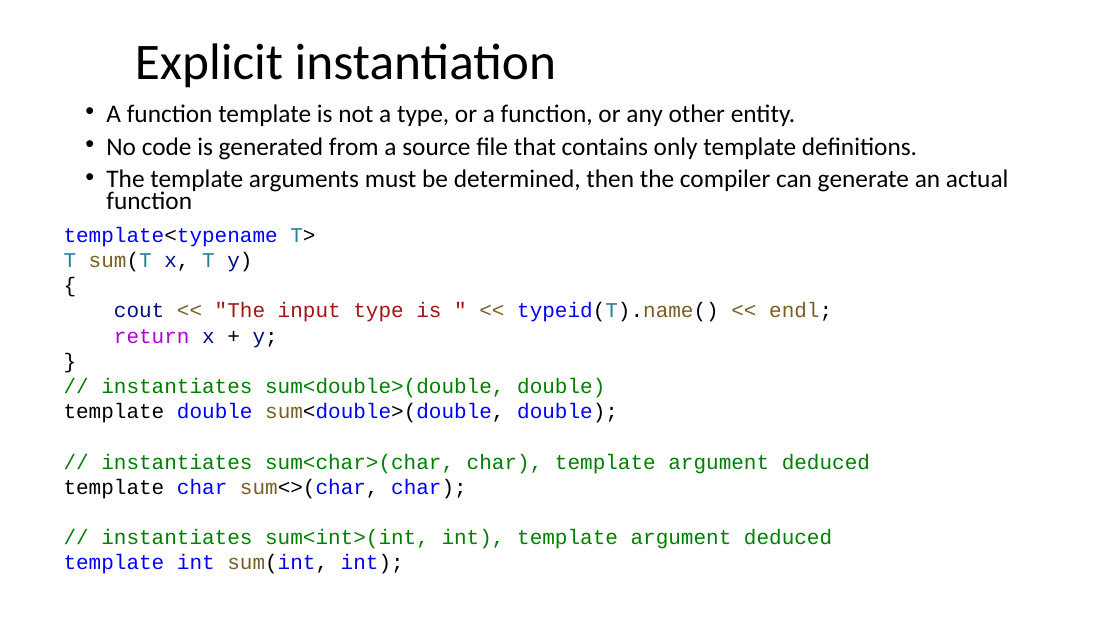
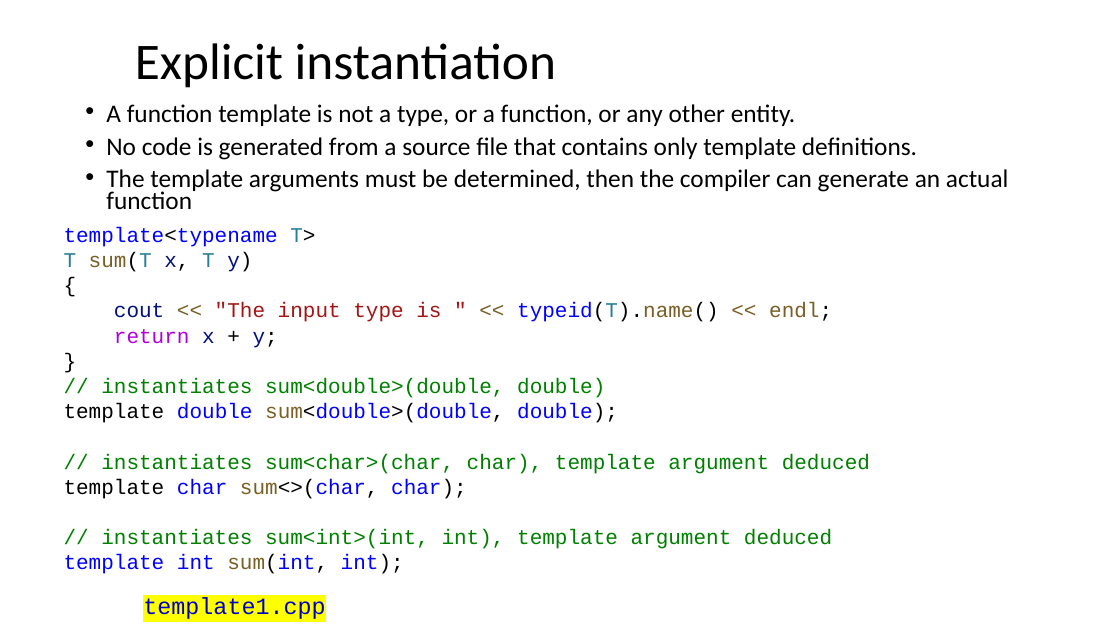
Before and after one commit to Aries-Dawn/Cpp-Program-Design, a slide deck: slide 9 of Lecture/Lecture07.pptx. Drawn at 1120x630 pixels with LibreOffice and Linux fonts; fonts in the diff are those of the drawing; background and template pictures are left out. Boxes give left, top, right and bottom in pixels: in the first picture for what was removed or moved away, otherwise in the second. Text is boxed around its words. In the diff, an @@ line names an element or a change of style, - is before the commit and + after.

```diff
--- a/Lecture/Lecture07.pptx
+++ b/Lecture/Lecture07.pptx
@@ rectangle added at box(135, 587, 336, 624), fill #FFFFFF, 20 pt, text #0000CC @@
+template1.cpp
```
Also in this commit, not shown: 4 other slides changed, 20 other files.
